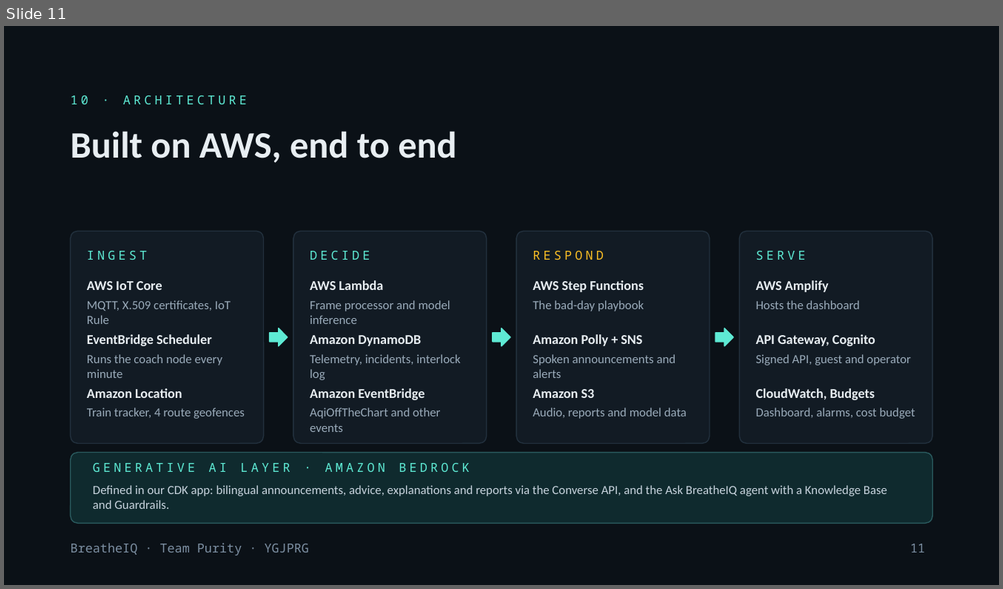
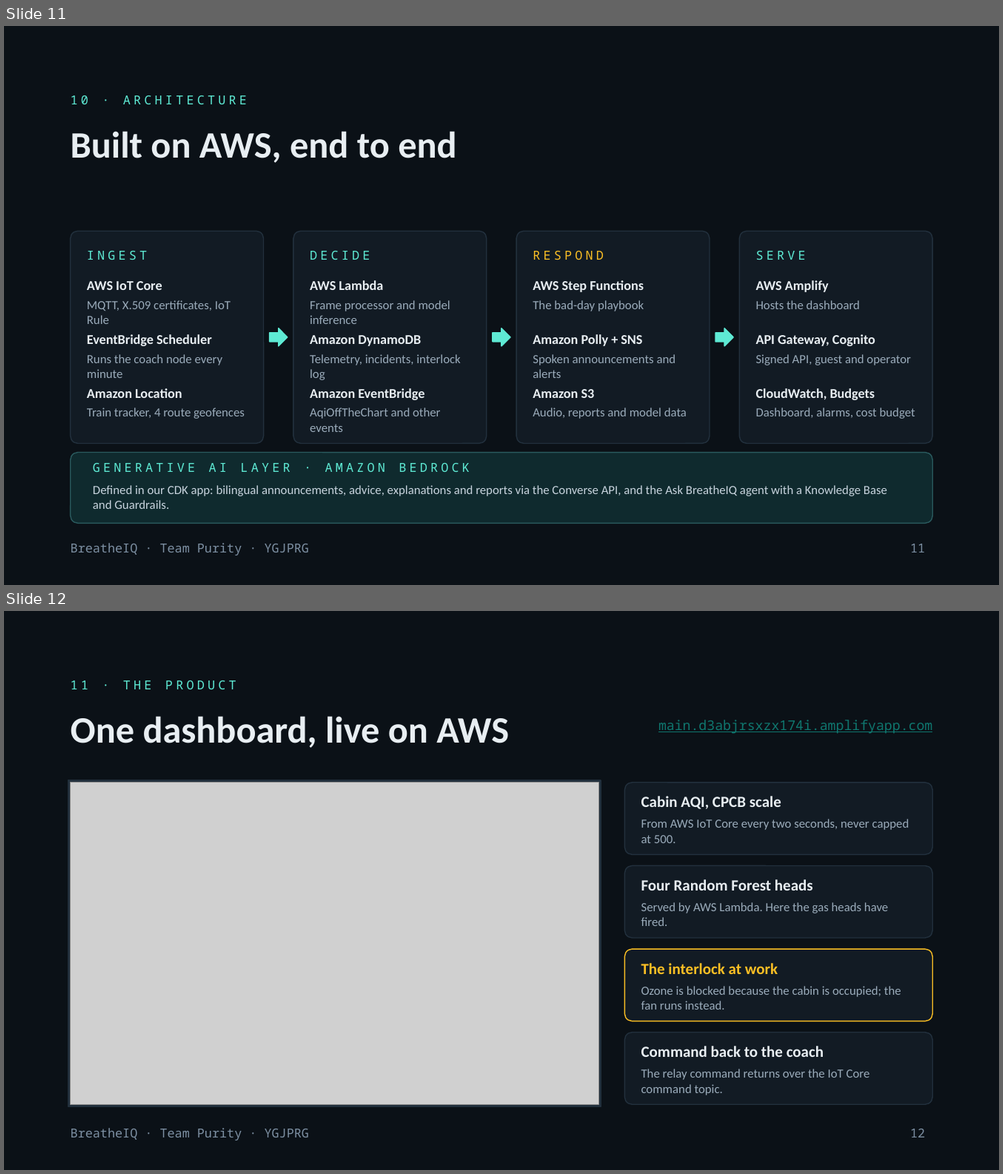
Before and after one commit to prayag-1771/BreatheIQ, a slide deck: docs/BreatheIQ-Team-Purity.pptx. Shown one above the other, each under a label of ours: slide 11 before the commit, slides 11 and 12 after it. The pictures are 1003x589 and 1003x1174 pixels, drawn with LibreOffice and Linux fonts; fonts in the diff are those of the drawing; grey boxes stand for pictures. Boxes give left, top, right and bottom in pixels: in the first picture for what was removed or moved away, otherwise in the second. Text is boxed around its words. In the diff, an @@ line names an element or a change of style, - is before the commit and + after.

Commit message:
Add the hardware prototype photo, sharper screenshots and the video demo
README: links to the YouTube demo and the live deployment at the top, a clickable video thumbnail, the labelled prototype photo with its parts, and full-width 3x screenshots of the live dashboard. Presentation: a prototype slide built on the photo, larger 3x screenshots on their own slides, and the video link on the closing slide.

```diff
--- a/docs/BreatheIQ-Team-Purity.pptx
+++ b/docs/BreatheIQ-Team-Purity.pptx
@@ slide 12 added at [4, 611, 999, 1170], background #0B1117; not listed: 1 template element that a slide beside it also shows @@
@@ text added at [71, 681, 236, 689], 12 pt, text #5EEAD4 @@
+11 · THE PRODUCT
@@ title added at [71, 716, 509, 748], 36 pt, text #E8EEF2, bold @@
+One dashboard, live on AWS
@@ text added at [658, 720, 932, 734], 13 pt, text #0F766E, underline @@
+main.d3abjrsxzx174i.amplifyapp.com
@@ rectangle added at [68, 780, 601, 1107], fill #22303D, outline #22303D 1 pt @@
@@ picture added at [71, 783, 599, 1105] @@
@@ rounded rectangle added at [625, 783, 933, 855], fill #121B24, outline #22303D 1 pt @@
@@ text added at [641, 796, 781, 809], 15 pt, text #E8EEF2, bold @@
+Cabin AQI, CPCB scale
@@ text added at [641, 819, 909, 843], 12 pt, text #9AABBA @@
+From AWS IoT Core every two seconds, never capped at 500.
@@ rounded rectangle added at [625, 866, 933, 939], fill #121B24, outline #22303D 1 pt @@
@@ text added at [641, 880, 813, 891], 15 pt, text #E8EEF2, bold @@
+Four Random Forest heads
@@ text added at [641, 903, 888, 926], 12 pt, text #9AABBA @@
+Served by AWS Lambda. Here the gas heads have fired.
@@ rounded rectangle added at [625, 950, 933, 1022], fill #121B24, outline #FBBF24 1 pt @@
@@ text added at [641, 963, 777, 974], 15 pt, text #FBBF24, bold @@
+The interlock at work
@@ text added at [641, 986, 901, 1010], 12 pt, text #9AABBA @@
+Ozone is blocked because the cabin is occupied; the fan runs instead.
@@ rounded rectangle added at [625, 1033, 933, 1105], fill #121B24, outline #22303D 1 pt @@
@@ text added at [641, 1046, 823, 1057], 15 pt, text #E8EEF2, bold @@
+Command back to the coach
@@ text added at [641, 1069, 870, 1096], 12 pt, text #9AABBA @@
+The relay command returns over the IoT Core command topic.
@@ page number added at [910, 1129, 925, 1138], 12 pt, text #7D90A3 @@
+12
```
Also in this commit, not shown: 4 slides changed, 3 other slides added, 2 slides removed, 8 other files.
